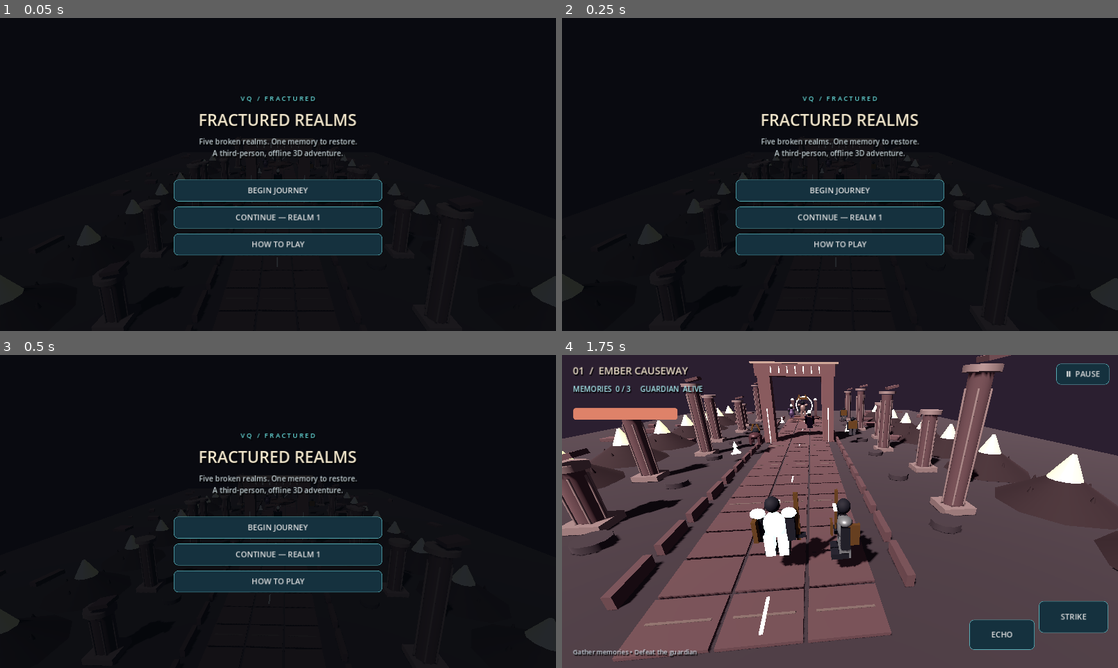
Above: before the commit, frames 1-4 (two rows, left to right).
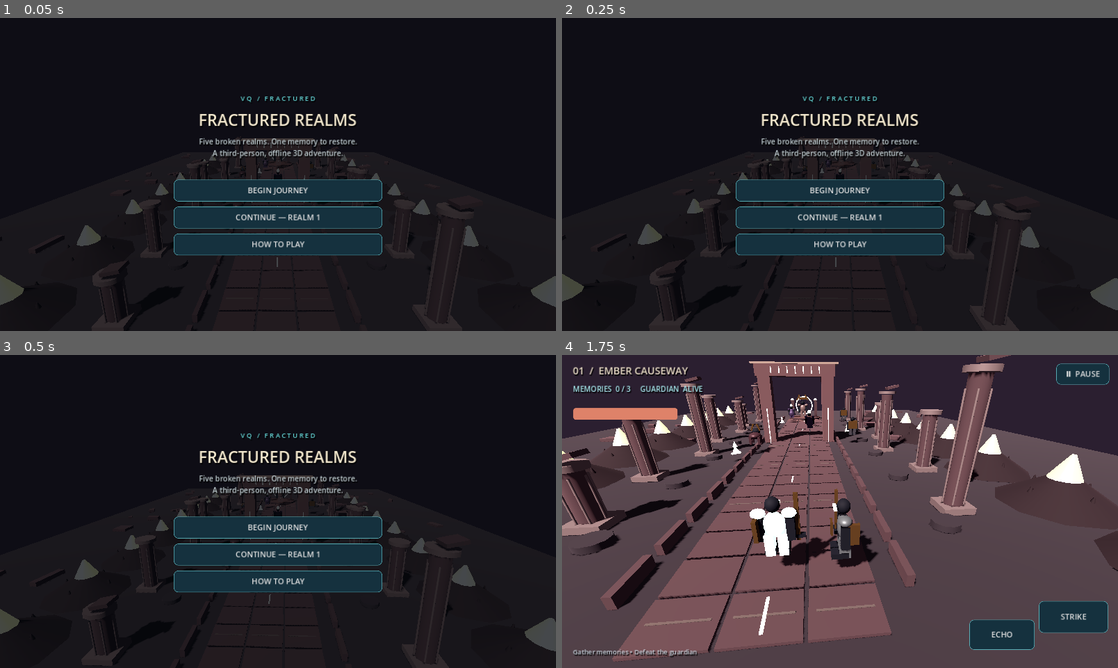
Above: after the commit, the same moments.

Repository: timmytwopointoh/New-game-
Game: Godot game, scene res://scenes/main.tscn
Same seed, same stepped clock (60 frames per second), same inputs: the game is played once before the commit and once after it.
Inputs (mouse positions are in pixels of both pictures, inside the frame that each line leads up to):
- Up to frame 1 (0.05 s): no input
- Up to frame 2 (0.25 s): no input
- Up to frame 3 (0.5 s): no input
- Up to frame 4 (1.75 s): click "BEGIN JOURNEY" at 0.5 s; tap Enter at 1.25 s; move the mouse to (962, 495) at 1.27 s; hold Right (ui_right) from 1.28 s (still down); tap J at 1.35 s; click (962, 495) at 1.42 s; tap Space at 1.52 s

The runs differ from the first frame. In frame 1, 1.3% of the frame differs, in the area x 0-100%, y 38-93%; in frame 2, 1.3%; in frame 3, 1.4%, in the area x 0-100%, y 38-95%; in frame 4, nothing differs.

Commit message:
Use explicit menu intro and gameplay ready markers in Android emulator QA

Diff:
--- a/fractured-realms/scripts/campaign.gd
+++ b/fractured-realms/scripts/campaign.gd
@@ -127,7 +127,7 @@
     overlay = ColorRect.new()
     canvas.add_child(overlay)
     overlay.set_anchors_and_offsets_preset(Control.PRESET_FULL_RECT)
-    overlay.color = Color(0.015, 0.028, 0.044, 0.87)
+    overlay.color = Color(0.015, 0.028, 0.044, 0.74)
     var center := CenterContainer.new()
     overlay.add_child(center)
     center.set_anchors_and_offsets_preset(Control.PRESET_FULL_RECT)
@@ -217,6 +217,7 @@
     _show_overlay("FRACTURED REALMS",
         "Five broken realms. One memory to restore.\nA third-person, offline 3D adventure.",
         [["BEGIN JOURNEY", "begin"], ["CONTINUE — REALM %d" % (max_unlocked + 1), "continue"], ["HOW TO PLAY", "help"]])
+    print("FR_MENU_READY")
 
 func _choose(option: String) -> void:
     match option:
@@ -317,6 +318,7 @@
     letter_top.show()
     letter_bottom.show()
     subtitle.text = "Long ago, the world fractured into echoes..."
+    print("FR_INTRO_READY")
 
 func _start_play() -> void:
     mode = "play"
@@ -326,6 +328,7 @@
     hud.show()
     hero.show()
     _refresh_hud()
+    print("FR_PLAY_READY")
 
 func _process(delta: float) -> void:
     game_time += delta
Not shown, changed: .github/scripts/fractured-realms-emulator-smoke.sh
Not shown, changed: fractured-realms/tests/verify_isolation.py
